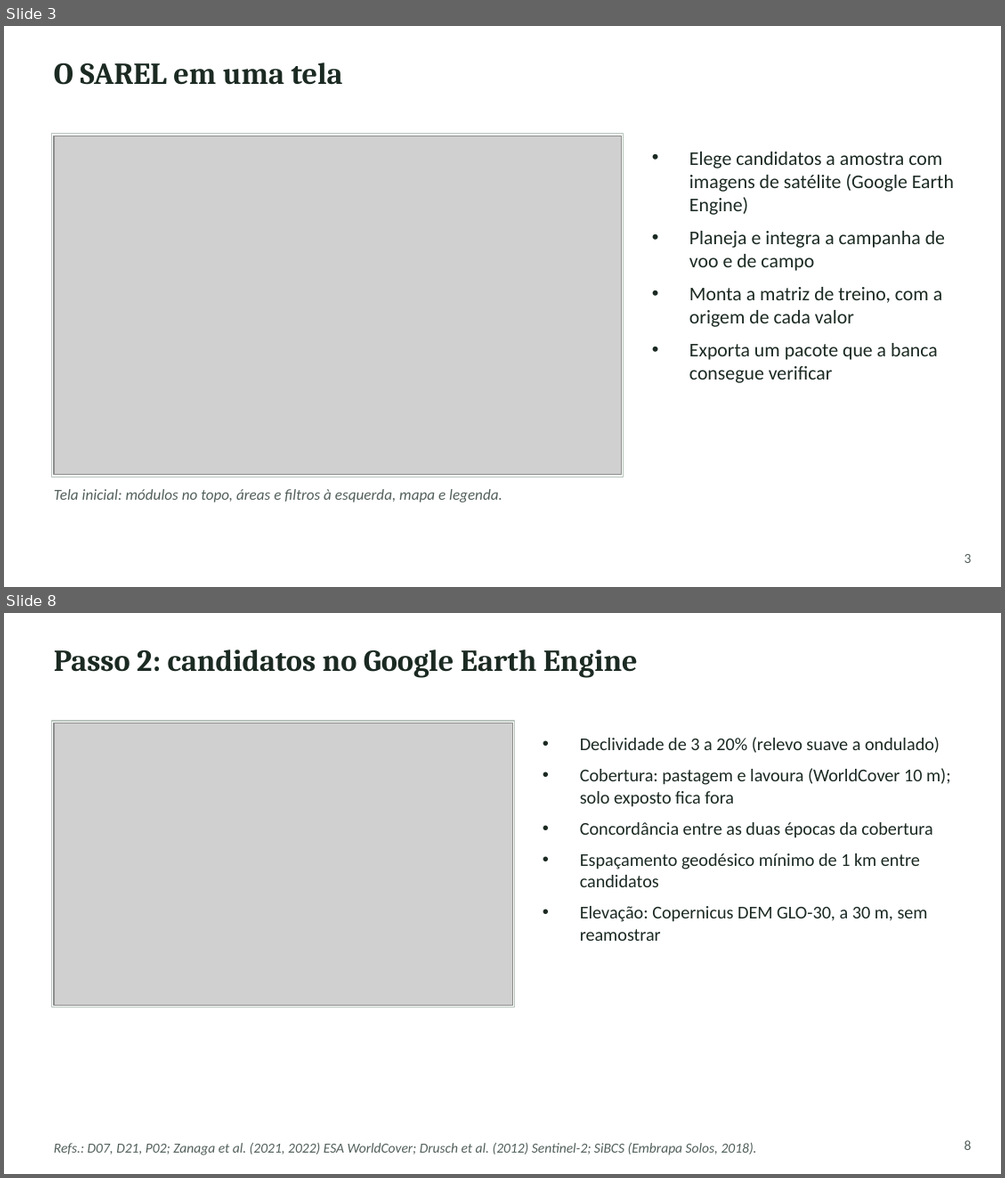
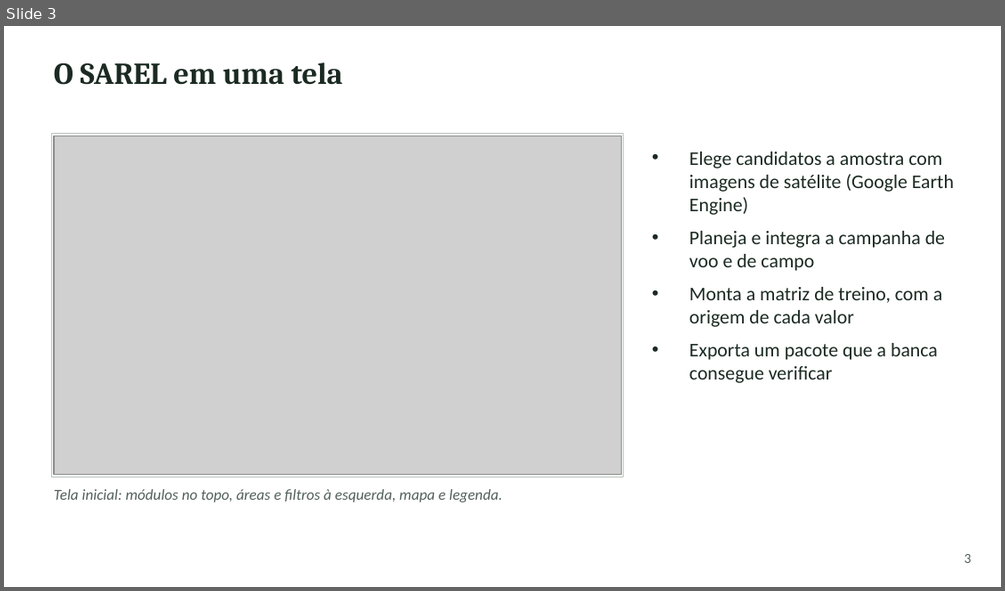
Before and after one commit to RedZardoz/localizador-erosao-v02, a slide deck: docs/Apresentacao_SAREL_Plataforma_Metodo_Desafios.pptx. Shown one above the other, each under a label of ours: slides 3 and 8 before the commit, slide 3 after it; the slides between them are not shown. The pictures are 1005x1178 and 1005x591 pixels, drawn with LibreOffice and Linux fonts; fonts in the diff are those of the drawing; grey boxes stand for pictures. Boxes give left, top, right and bottom in pixels: in the first picture for what was removed or moved away, otherwise in the second. Text is boxed around its words. In the diff, an @@ line names an element or a change of style, - is before the commit and + after.

```diff
--- a/docs/Apresentacao_SAREL_Plataforma_Metodo_Desafios.pptx
+++ b/docs/Apresentacao_SAREL_Plataforma_Metodo_Desafios.pptx
@@ slide 8 removed at <box>4,613,1001,1174</box>, background #FFFFFF @@
@@ text removed at <box>54,649,638,678</box> @@
-Passo 2: candidatos no Google Earth Engine
@@ rectangle removed at <box>52,721,514,1006</box> @@
@@ picture removed at <box>54,722,512,1005</box> @@
@@ text removed at <box>580,737,951,941</box> @@
-• Declividade de 3 a 20% (relevo suave a ondulado)
-• Cobertura: pastagem e lavoura (WorldCover 10 m); solo exposto fica fora
-• Concordância entre as duas épocas da cobertura
-• Espaçamento geodésico mínimo de 1 km entre candidatos
-• Elevação: Copernicus DEM GLO-30, a 30 m, sem reamostrar
@@ text removed at <box>54,1143,757,1155</box> @@
-Refs.: D07, D21, P02; Zanaga et al. (2021, 2022) ESA WorldCover; Drusch et al. (2012) Sentinel-2; SiBCS (Embrapa Solos, 2018).
@@ text removed at <box>964,1140,971,1150</box> @@
-8
```
Also in this commit, not shown: 12 slides changed, 4 other slides removed.
